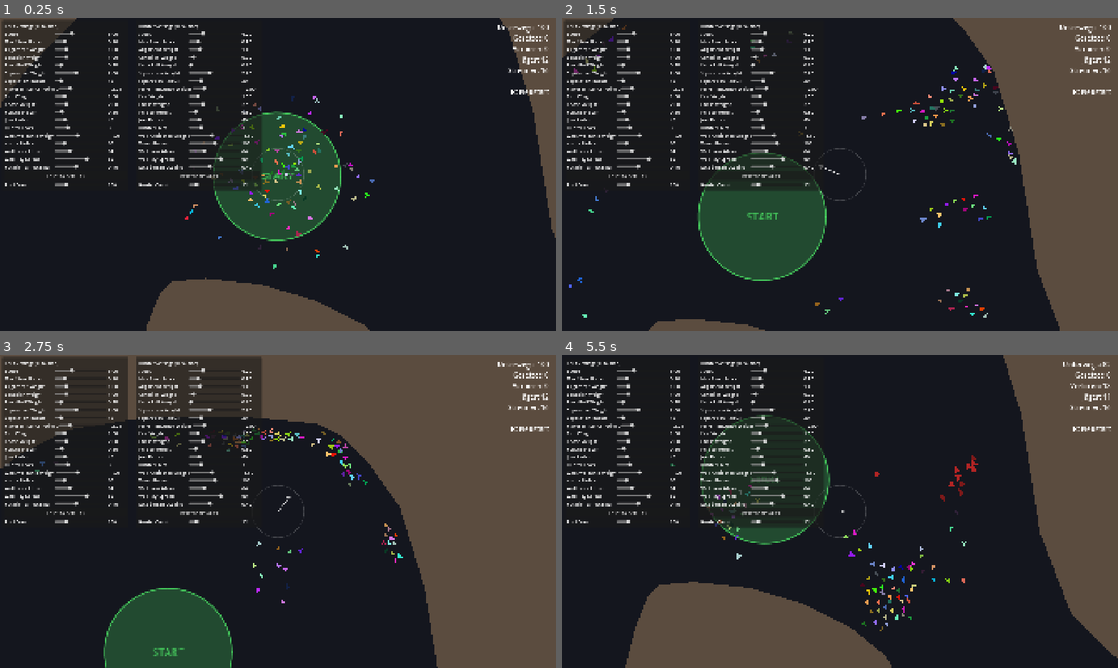
Above: before the commit, frames 1-4 (two rows, left to right).
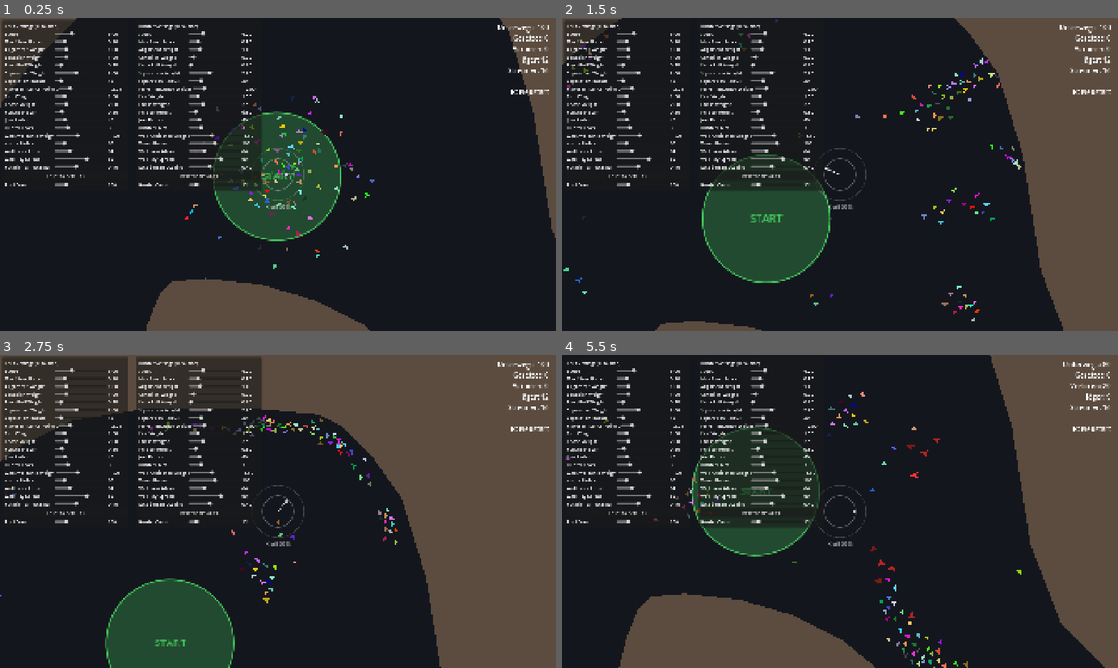
Above: after the commit, the same moments.

Repository: GaslightingRocks/CG-Idea3-swarm
Game: Godot game, scene res://game/game.tscn
Two runs of this game, one before a commit and one after it. Both use one fixed random seed, a clock stepped at 60 frames per second and the inputs below.
Inputs (mouse positions are in pixels of both pictures, inside the frame that each line leads up to):
- Up to frame 1 (0.25 s): no input
- Up to frame 2 (1.5 s): move the mouse to (962, 158) at 0.52 s; click (962, 158) at 0.67 s; drag from (728, 190) to (778, 27) at 1.27 s
- Up to frame 3 (2.75 s): move the mouse to (333, 442) at 2.02 s; click (333, 442) at 2.17 s
- Up to frame 4 (5.5 s): drag from (812, 574) to (906, 480) at 2.77 s; move the mouse to (1006, 558) at 3.52 s; click (1006, 558) at 3.67 s; drag from (673, 464) to (806, 549) at 4.27 s; move the mouse to (867, 511) at 5.02 s; click (867, 511) at 5.17 s

The runs differ from the first frame. In frame 1, 0.1% of the frame differs, in the area x 47-53%, y 44-62%; in frame 2, 3.1%; in frame 3, 4.5%; in frame 4, 7.5%, in the area x 0-100%, y 0-100%.

Commit message:
Mouse gives only the direction, mouse wheel sets the strength
- PlayerInfluence: uniform strength (start_strength), changed in wheel_step
  steps with the mouse wheel; dead zone in the screen center stays
- indicator shows a ring for the current strength and the strength in percent

Co-Authored-By: Claude Opus 5.5 <noreply@anthropic.com>

Diff:
--- a/boids-test/player/player_influence.gd
+++ b/boids-test/player/player_influence.gd
@@ -2,22 +2,40 @@
 extends Node
 
 ## Turns the mouse into a steering force for a flock.
-## The vector from the screen center to the mouse gives the direction,
-## its length gives the strength: 0 inside the dead zone, 1 at max_mouse_distance and beyond.
+## The direction from the screen center to the mouse gives the direction of the force,
+## the strength is the same everywhere and is changed with the mouse wheel.
 ## Since the camera follows the swarm, the screen center is roughly where the swarm is.
 
-# mouse distance (in screen pixels) from the screen center at which the force reaches full strength
-@export var max_mouse_distance: float = 400.0
-# mouse distance (in screen pixels) below which there's no force, so the swarm can fly on its own
+# mouse distance (in screen pixels) from the screen center below which there's no force,
+# so the swarm can fly on its own when the mouse rests on it
 @export var dead_zone: float = 30.0
+# strength at the start of a round (0 = no force, 1 = full force)
+@export_range(0.0, 1.0, 0.05) var start_strength: float = 0.6
+# how much one mouse wheel step changes the strength
+@export_range(0.01, 0.5, 0.01) var wheel_step: float = 0.1
+
+# current strength between 0 and 1, changed with the mouse wheel
+var strength: float = 0.0
 
 
-## Returns the force direction scaled by its strength (length between 0 and 1).
+func _ready() -> void:
+	strength = start_strength
+
+
+func _unhandled_input(event: InputEvent) -> void:
+	var wheel: InputEventMouseButton = event as InputEventMouseButton
+	if wheel == null or not wheel.pressed:
+		return
+	if wheel.button_index == MOUSE_BUTTON_WHEEL_UP:
+		strength = clampf(strength + wheel_step, 0.0, 1.0)
+	elif wheel.button_index == MOUSE_BUTTON_WHEEL_DOWN:
+		strength = clampf(strength - wheel_step, 0.0, 1.0)
+
+
+## Returns the force direction scaled by the current strength (length between 0 and 1).
 func get_force() -> Vector2:
 	var viewport: Viewport = get_viewport()
 	var offset: Vector2 = viewport.get_mouse_position() - viewport.get_visible_rect().size / 2.0
-	var distance: float = offset.length()
-	if distance <= dead_zone:
+	if offset.length() <= dead_zone:
 		return Vector2.ZERO
-	var strength: float = clampf((distance - dead_zone) / (max_mouse_distance - dead_zone), 0.0, 1.0)
-	return offset / distance * strength
+	return offset.normalized() * strength
--- a/boids-test/ui/influence_indicator.gd
+++ b/boids-test/ui/influence_indicator.gd
@@ -2,7 +2,7 @@
 extends Control
 
 ## Draws the player's force in the middle of the screen: a faint ring for full strength,
-## a small ring for the dead zone and an arrow whose direction and length show the current force.
+## a second ring for the current strength (mouse wheel) and an arrow in the current direction.
 ## Covers the whole screen but ignores the mouse, so it never blocks clicks.
 
 # where the force comes from
@@ -23,10 +23,13 @@
 	var center: Vector2 = size / 2.0
 	var faint: Color = Color(color, color.a * 0.25)
 
-	# Full-strength ring and dead zone, scaled to the indicator size
+	# Full-strength ring, current-strength ring and the strength in percent below
+	var strength: float = player_influence.strength
 	draw_arc(center, indicator_radius, 0.0, TAU, 64, faint, 2.0, true)
-	var dead_zone_radius: float = indicator_radius * player_influence.dead_zone / player_influence.max_mouse_distance
-	draw_arc(center, dead_zone_radius, 0.0, TAU, 32, faint, 2.0, true)
+	if strength > 0.0:
+		draw_arc(center, indicator_radius * strength, 0.0, TAU, 64, Color(color, color.a * 0.5), 2.0, true)
+	var font: Font = ThemeDB.fallback_font
+	draw_string(font, center + Vector2(-60, indicator_radius + 28), "Kraft %d%%" % roundi(strength * 100.0), HORIZONTAL_ALIGNMENT_CENTER, 120, 18, faint * Color(1, 1, 1, 3))
 
 	var force: Vector2 = player_influence.get_force()
 	if force.is_zero_approx():
Not shown, added: boids-test/levels/stray_zone.gd.uid
